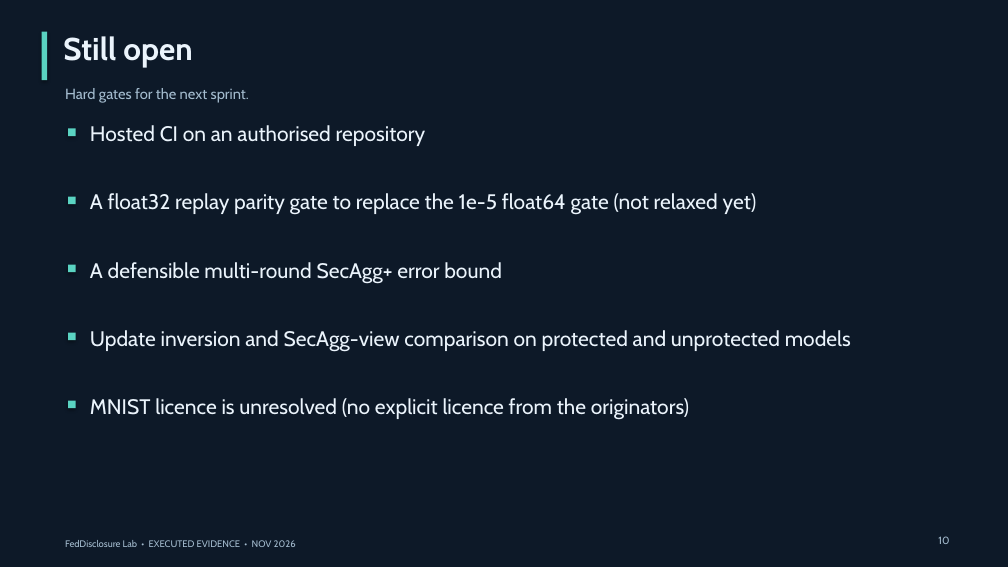
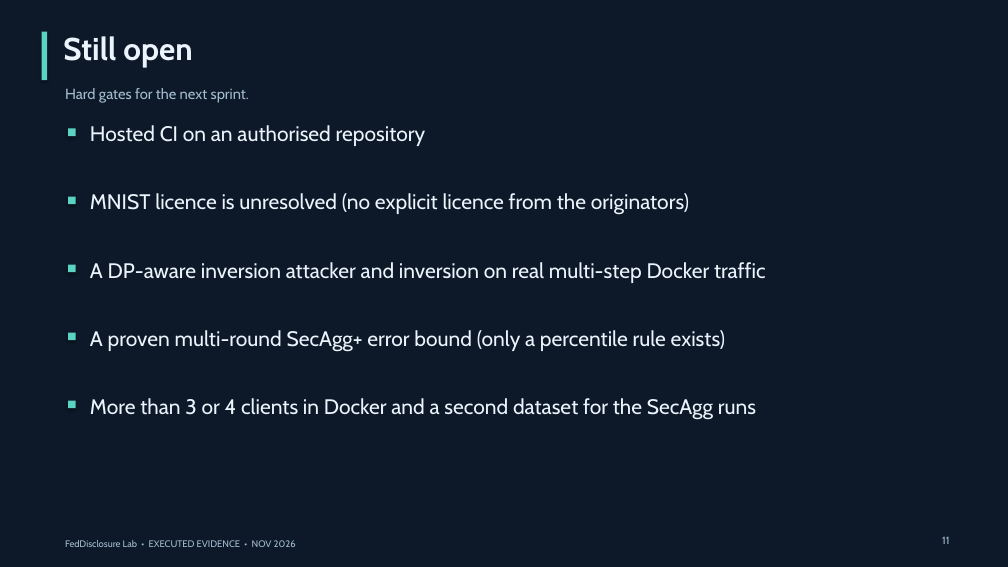
Before and after one commit to ahmedjawedaj/feddisclosure-lab, a slide deck: slide 11 of reports/faculty-briefing-v0.14.0.pptx (slide 10 before the commit). Drawn at 1008x567 pixels with LibreOffice and Linux fonts; fonts in the diff are those of the drawing. Boxes give left, top, right and bottom in pixels: in the first picture for what was removed or moved away, otherwise in the second. Text is boxed around its words. In the diff, an @@ line names an element or a change of style, - is before the commit and + after.

Commit message:
v0.14 remaining items: update-inversion views, multi-round SecAgg+ percentile rule, float32 replay gate, 64-shadow LiRA on Digits and MNIST
Adds an observation-model comparison (plaintext, SecAgg+ aggregate with upstream
quantiser arithmetic, n-1 collusion, Opacus DP) with 10 seeds, a Monte Carlo
acceptance rule for two-round SecAgg+ error, a float32 replay gate beside the
unchanged float64 gate (7 of 7 pass, float64 still 5 of 7), LiRA with 64 shadows
and 16 targets on two datasets (corrects the earlier 24-shadow understatement at
epsilon 6 to 8), a static workflow check, MNIST file provenance, docs, dashboard
and deck. Hosted CI remains BLOCKED, MNIST licence remains unresolved.

```diff
--- a/reports/faculty-briefing-v0.14.0.pptx
+++ b/reports/faculty-briefing-v0.14.0.pptx
@@ text at [90, 193, 689, 215]: text changed @@
-A float32 replay parity gate to replace the 1e-5 float64 gate (not relaxed yet)
+MNIST licence is unresolved (no explicit licence from the originators)
@@ text at [90, 262, 766, 283]: text changed @@
-A defensible multi-round SecAgg+ error bound
+A DP-aware inversion attacker and inversion on real multi-step Docker traffic
@@ text at [90, 330, 726, 352]: text changed @@
-Update inversion and SecAgg-view comparison on protected and unprotected models
+A proven multi-round SecAgg+ error bound (only a percentile rule exists)
@@ text at [90, 398, 756, 420]: text changed @@
-MNIST licence is unresolved (no explicit licence from the originators)
+More than 3 or 4 clients in Docker and a second dataset for the SecAgg runs
@@ text at [942, 537, 949, 544]: text changed @@
-10
+11
```
Also in this commit, not shown: 5 other slides changed, 1 slide added, 43 other files.
